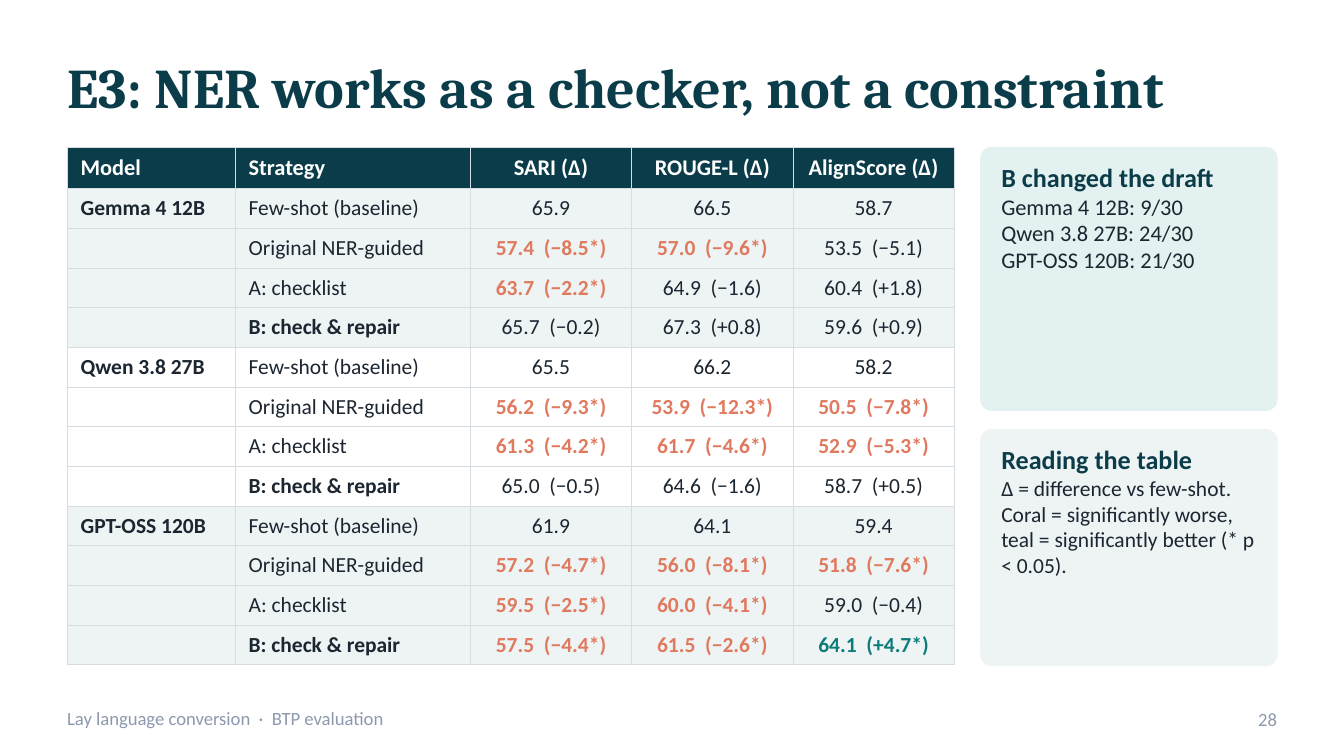
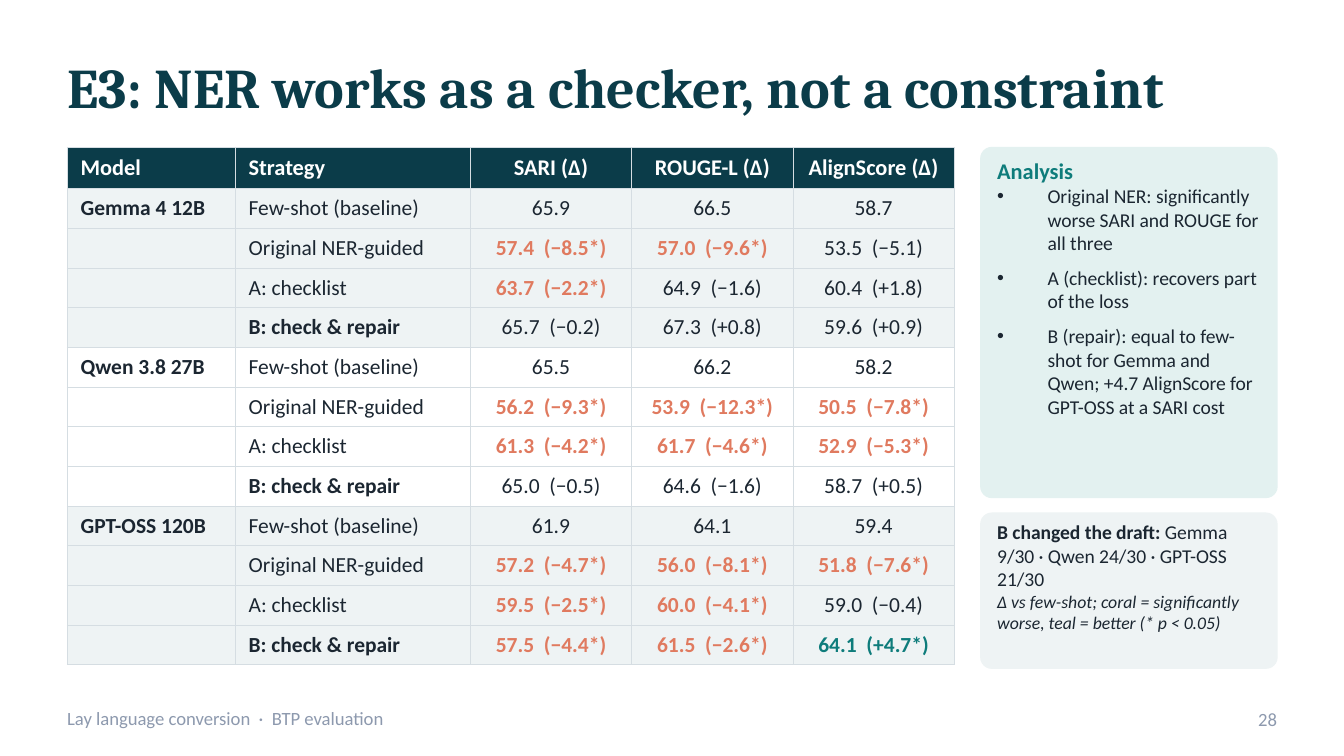
Before and after one commit to bibesgotthevibes/btp-Project, a slide deck: slide 28 of docs/BTP_Lay_Language_Conversion_Evaluation.pptx. Drawn at 1344x756 pixels with LibreOffice and Linux fonts; fonts in the diff are those of the drawing. Boxes give left, top, right and bottom in pixels: in the first picture for what was removed or moved away, otherwise in the second. Text is boxed around its words. In the diff, an @@ line names an element or a change of style, - is before the commit and + after.

```diff
--- a/docs/BTP_Lay_Language_Conversion_Evaluation.pptx
+++ b/docs/BTP_Lay_Language_Conversion_Evaluation.pptx
@@ rounded rectangle: place and size @@
-rounded rectangle at <box>981,148,1277,410</box>
+rounded rectangle at <box>981,148,1277,497</box>
@@ rounded rectangle at <box>981,148,1277,497</box>: proportions changed @@
@@ text at <box>997,163,1259,414</box>: text changed; size 12 to 10.5 pt @@
-B changed the draft
-Gemma 4 12B: 9/30
-Qwen 3.8 27B: 24/30
-GPT-OSS 120B: 21/30
+Analysis
+• Original NER: significantly worse SARI and ROUGE for all three
+• A (checklist): recovers part of the loss
+• B (repair): equal to few-shot for Gemma and Qwen; +4.7 AlignScore for GPT-OSS at a SARI cost
@@ rounded rectangle at <box>981,513,1277,668</box>: proportions changed @@
@@ rounded rectangle: place and size @@
-rounded rectangle at <box>981,430,1277,665</box>
+rounded rectangle at <box>981,513,1277,668</box>
@@ text at <box>997,525,1239,632</box>: text changed; size 11.5 to 9.5 pt; italic on @@
-Reading the table
-Δ = difference vs few-shot. Coral = significantly worse, teal = significantly better (* p < 0.05).
+B changed the draft: Gemma 9/30 · Qwen 24/30 · GPT-OSS 21/30
+Δ vs few-shot; coral = significantly worse, teal = better (* p < 0.05)
```
Also in this commit, not shown: 9 other slides changed.
